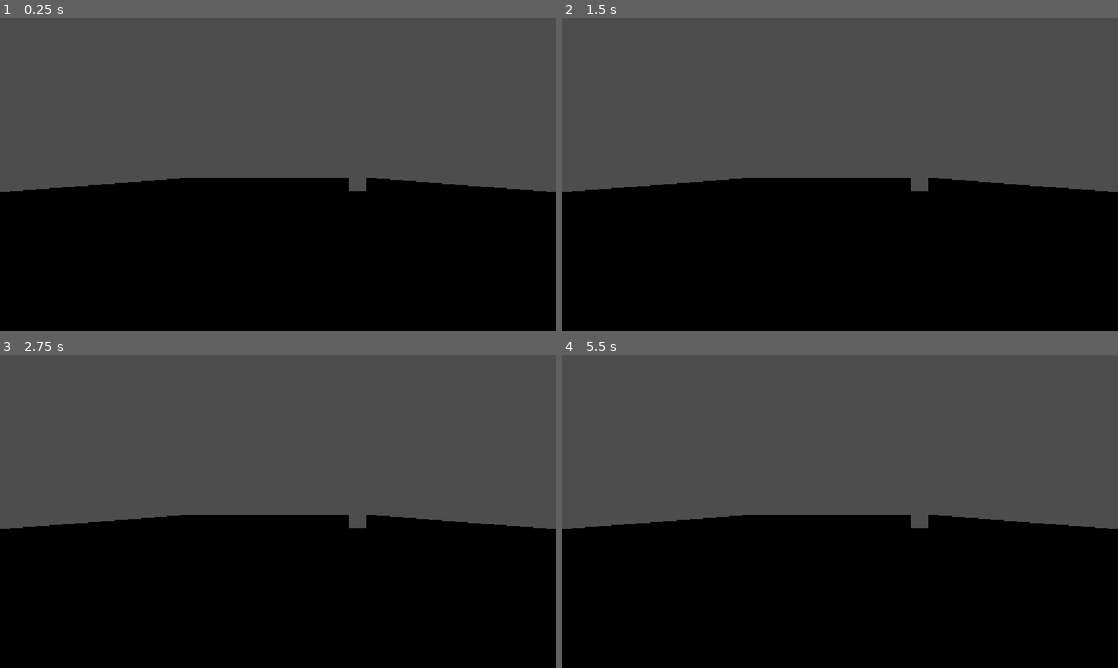
Above: before the commit, frames 1-4 (two rows, left to right).
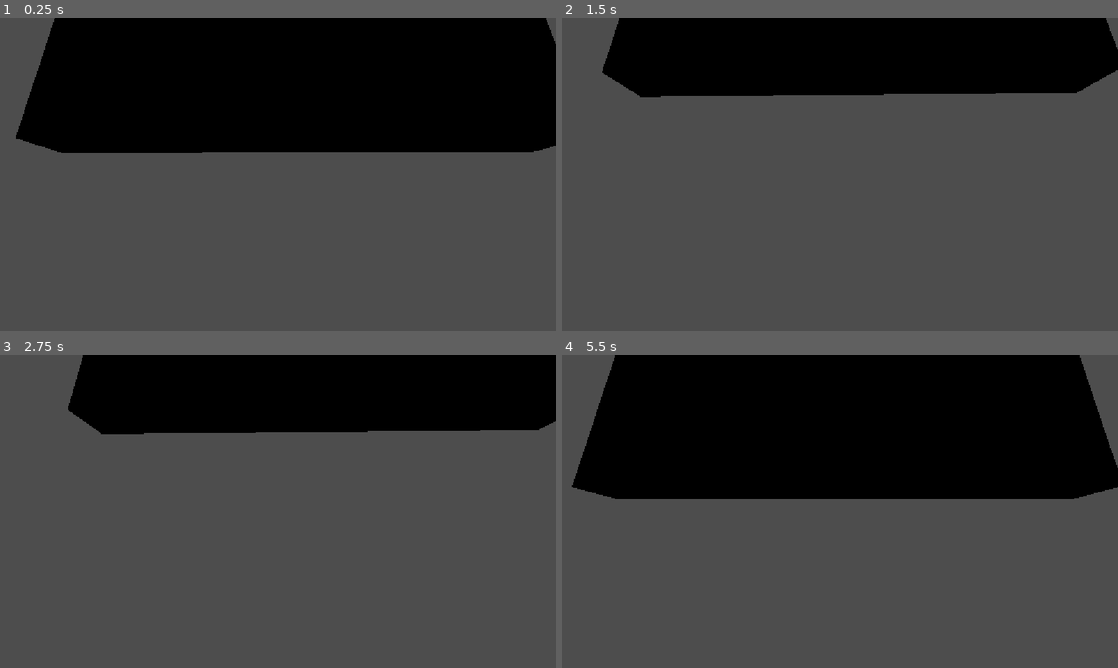
Above: after the commit, the same moments.

Repository: Riteshishere111/rolling-ball
Game: Godot game, scene res://scenes/Main.tscn
The game is run twice, just before and just after one commit, with the same random seed, the same clock (stepped at 60 frames per second) and the same inputs.
Inputs:
- Up to frame 1 (0.25 s): no input
- Up to frame 2 (1.5 s): hold Right (ui_right) 0.53-1.28 s; hold Down (ui_down) from 1.28 s (still down)
- Up to frame 3 (2.75 s): release Down (ui_down) at 2.03 s; hold Right (ui_right) from 2.03 s (still down)
- Up to frame 4 (5.5 s): release Right (ui_right) at 2.78 s; hold Up (ui_up) 2.78-3.53 s; hold Left (ui_left) 3.53-5.03 s; hold Down (ui_down) from 5.03 s (still down)

The runs differ from the first frame. In frame 1, 87% of the frame differs, in the area x 0-100%, y 0-100%; in frame 2, 69%; in frame 3, 68%; in frame 4, 89%.

Commit message:
Add Walls and Camera movement

Diff:
--- a/scenes/Main.tscn
+++ b/scenes/Main.tscn
@@ -1,6 +1,7 @@
 [gd_scene format=3 uid="uid://dhmmh2uamjce4"]
 
 [ext_resource type="Script" uid="uid://dx1trkxyxp37u" path="res://scenes/player_ball.gd" id="1_elqb8"]
+[ext_resource type="Script" uid="uid://d37rx3c461tye" path="res://scenes/camera_view.gd" id="2_rvslj"]
 
 [sub_resource type="StandardMaterial3D" id="StandardMaterial3D_vkdpk"]
 albedo_color = Color(0.24705882, 0.7254902, 0.3882353, 1)
@@ -68,29 +69,47 @@
 size = Vector3(30.737413, 5, 0.5)
 
 [sub_resource type="BoxMesh" id="BoxMesh_dagrs"]
-size = Vector3(9.661621, 5, 0.5)
-
-[sub_resource type="BoxShape3D" id="BoxShape3D_dagrs"]
-size = Vector3(6.242, 5, 0.5)
+size = Vector3(8.687256, 5, 0.5)
+
+[sub_resource type="BoxShape3D" id="BoxShape3D_elqb8"]
+size = Vector3(8.294103, 5, 0.5)
 
 [sub_resource type="BoxMesh" id="BoxMesh_elqb8"]
 size = Vector3(6.2424316, 5, 0.5)
 
+[sub_resource type="BoxShape3D" id="BoxShape3D_dagrs"]
+size = Vector3(6.1759224, 5, 0.5)
+
 [sub_resource type="BoxMesh" id="BoxMesh_rvslj"]
 size = Vector3(6.2424316, 5, 0.5)
 
+[sub_resource type="BoxShape3D" id="BoxShape3D_rvslj"]
+size = Vector3(6.1759224, 5, 0.5)
+
 [sub_resource type="BoxMesh" id="BoxMesh_0bbpv"]
 size = Vector3(48.472656, 5, 0.5)
 
+[sub_resource type="BoxShape3D" id="BoxShape3D_0bbpv"]
+size = Vector3(48.473, 5, 0.5)
+
 [sub_resource type="BoxMesh" id="BoxMesh_rarhs"]
 size = Vector3(6.2265625, 5, 0.5)
 
+[sub_resource type="BoxShape3D" id="BoxShape3D_rarhs"]
+size = Vector3(6.1759224, 5, 0.5)
+
 [sub_resource type="BoxMesh" id="BoxMesh_nxtc6"]
 size = Vector3(6.2265625, 5, 0.5)
 
+[sub_resource type="BoxShape3D" id="BoxShape3D_vcsgt"]
+size = Vector3(6.1759224, 5, 0.5)
+
 [sub_resource type="BoxMesh" id="BoxMesh_vcsgt"]
 size = Vector3(16.92662, 5, 0.5)
 
+[sub_resource type="BoxShape3D" id="BoxShape3D_c01mt"]
+size = Vector3(16.92, 5, 0.5)
+
 [sub_resource type="BoxMesh" id="BoxMesh_c01mt"]
 size = Vector3(16.826721, 5, 0.5)
 
@@ -102,6 +121,9 @@
 
 [sub_resource type="BoxMesh" id="BoxMesh_lhr70"]
 size = Vector3(2.3388672, 5, 0.5)
+
+[sub_resource type="BoxMesh" id="BoxMesh_530h6"]
+size = Vector3(8.552734, 5, 0.5)
 
 [node name="Main" type="Node3D" unique_id=1753671749]
 
@@ -124,9 +146,6 @@
 [node name="CollisionShape3D" type="CollisionShape3D" parent="player-ball" unique_id=658171059]
 shape = SubResource("SphereShape3D_wp5od")
 
-[node name="Camera3D" type="Camera3D" parent="." unique_id=408608589]
-transform = Transform3D(-4.371139e-08, -0.017452406, 0.9998477, 0, 0.9998477, 0.017452406, -1, 7.628689e-10, -4.370473e-08, 45, 8, 0)
-
 [node name="Walls" type="Node3D" parent="." unique_id=1218464983]
 
 [node name="Wall_1" type="StaticBody3D" parent="Walls" unique_id=1736297077]
@@ -178,12 +197,13 @@
 [node name="C-1" type="StaticBody3D" parent="Walls/Center_walls" unique_id=785582178]
 
 [node name="MeshInstance3D" type="MeshInstance3D" parent="Walls/Center_walls/C-1" unique_id=723881008]
-transform = Transform3D(1, 0, 0, 0, 1, 0, 0, 0, 1, 30.064262, 2.7166028, -4.600602)
+transform = Transform3D(1, 0, 0, 0, 1, 0, 0, 0, 1, 30.551445, 2.7166028, -4.600602)
 mesh = SubResource("BoxMesh_dagrs")
 
 [node name="CollisionShape3D" type="CollisionShape3D" parent="Walls/Center_walls/C-1" unique_id=1748171934]
-transform = Transform3D(1, 0, 0, 0, 1, 0, 0, 0, 1, 30.06, 2.717, -4.6)
-shape = SubResource("BoxShape3D_dagrs")
+transform = Transform3D(1, 0, 0, 0, 1, 0, 0, 0, 1, 30.375788, 2.717, -4.6)
+shape = SubResource("BoxShape3D_elqb8")
+debug_color = Color(0.88, 0, 0, 0.50980395)
 
 [node name="C-2" type="StaticBody3D" parent="Walls/Center_walls" unique_id=1138771595]
 
@@ -192,7 +212,7 @@
 mesh = SubResource("BoxMesh_elqb8")
 
 [node name="CollisionShape3D" type="CollisionShape3D" parent="Walls/Center_walls/C-2" unique_id=1959290946]
-transform = Transform3D(1, 0, 0, 0, 1, 0, 0, 0, 1, 31.455564, 2.717, 4.616677)
+transform = Transform3D(1, 0, 0, 0, 1, 0, 0, 0, 1, 31.28514, 2.717, 4.616677)
 shape = SubResource("BoxShape3D_dagrs")
 
 [node name="C-3" type="StaticBody3D" parent="Walls/Center_walls" unique_id=1693151003]
@@ -202,8 +222,8 @@
 mesh = SubResource("BoxMesh_rvslj")
 
 [node name="CollisionShape3D" type="CollisionShape3D" parent="Walls/Center_walls/C-3" unique_id=1898303911]
-transform = Transform3D(1, 0, 0, 0, 1, 0, 0, 0, 1, 11.813877, 2.717, 4.616677)
-shape = SubResource("BoxShape3D_dagrs")
+transform = Transform3D(-4.371139e-08, 0, 1, 0, 1, 0, -1, 0, -4.371139e-08, 28.152884, 2.7095923, 7.5178566)
+shape = SubResource("BoxShape3D_rvslj")
 
 [node name="C-4" type="StaticBody3D" parent="Walls/Center_walls" unique_id=924936971]
 
@@ -212,8 +232,8 @@
 mesh = SubResource("BoxMesh_0bbpv")
 
 [node name="CollisionShape3D" type="CollisionShape3D" parent="Walls/Center_walls/C-4" unique_id=1903853425]
-transform = Transform3D(1, 0, 0, 0, 1, 0, 0, 0, 1, 14.872625, 2.717, 0.27338362)
-shape = SubResource("BoxShape3D_dagrs")
+transform = Transform3D(-4.371139e-08, 0, 1, 0, 1, 0, -1, 0, -4.371139e-08, 22.11, 2.758, 1.05)
+shape = SubResource("BoxShape3D_0bbpv")
 
 [node name="C-5" type="StaticBody3D" parent="Walls/Center_walls" unique_id=698899925]
 
@@ -222,9 +242,8 @@
 mesh = SubResource("BoxMesh_rarhs")
 
 [node name="CollisionShape3D" type="CollisionShape3D" parent="Walls/Center_walls/C-5" unique_id=1676586513]
-transform = Transform3D(1, 0, 0, 0, 1, 0, 0, 0, 1, 14.872625, 2.717, 0.27338362)
-visible = false
-shape = SubResource("BoxShape3D_dagrs")
+transform = Transform3D(1, 0, 0, 0, 1, 0, 0, 0, 1, 25.418549, 2.758, -7.7)
+shape = SubResource("BoxShape3D_rarhs")
 
 [node name="C-6" type="StaticBody3D" parent="Walls/Center_walls" unique_id=823701198]
 
@@ -233,9 +252,9 @@
 mesh = SubResource("BoxMesh_nxtc6")
 
 [node name="CollisionShape3D" type="CollisionShape3D" parent="Walls/Center_walls/C-6" unique_id=1439013214]
-transform = Transform3D(1, 0, 0, 0, 1, 0, 0, 0, 1, 14.872625, 2.717, 0.27338362)
-visible = false
-shape = SubResource("BoxShape3D_dagrs")
+transform = Transform3D(1, 0, 0, 0, 1, 0, 0, 0, 1, 31.43, 2.758, -11.2)
+shape = SubResource("BoxShape3D_vcsgt")
+debug_color = Color(0.7, 0, 0, 0.41960785)
 
 [node name="C-7" type="StaticBody3D" parent="Walls/Center_walls" unique_id=692261787]
 
@@ -244,8 +263,8 @@
 mesh = SubResource("BoxMesh_vcsgt")
 
 [node name="CollisionShape3D" type="CollisionShape3D" parent="Walls/Center_walls/C-7" unique_id=270883212]
-transform = Transform3D(1, 0, 0, 0, 1, 0, 0, 0, 1, 14.872625, 2.717, 0.27338362)
-shape = SubResource("BoxShape3D_dagrs")
+transform = Transform3D(-4.371139e-08, 0, 1, 0, 1, 0, -1, 0, -4.371139e-08, 30.91, 2.758, -22.8)
+shape = SubResource("BoxShape3D_c01mt")
 
 [node name="C-8" type="StaticBody3D" parent="Walls/Center_walls" unique_id=711861717]
 
@@ -255,6 +274,7 @@
 
 [node name="CollisionShape3D" type="CollisionShape3D" parent="Walls/Center_walls/C-8" unique_id=1974752672]
 transform = Transform3D(1, 0, 0, 0, 1, 0, 0, 0, 1, 14.872625, 2.717, 0.27338362)
+visible = false
 shape = SubResource("BoxShape3D_dagrs")
 
 [node name="C-9" type="StaticBody3D" parent="Walls/Center_walls" unique_id=1958850472]
@@ -264,7 +284,7 @@
 mesh = SubResource("BoxMesh_jlsqs")
 
 [node name="CollisionShape3D" type="CollisionShape3D" parent="Walls/Center_walls/C-9" unique_id=150032335]
-transform = Transform3D(1, 0, 0, 0, 1, 0, 0, 0, 1, 14.872625, 2.717, 0.27338362)
+transform = Transform3D(1, 0, 0, 0, 1, 0, 0, 0, 1, 25.040321, 2.7773232, -14.4)
 visible = false
 shape = SubResource("BoxShape3D_dagrs")
 
@@ -289,3 +309,17 @@
 transform = Transform3D(1, 0, 0, 0, 1, 0, 0, 0, 1, 14.872625, 2.717, 0.27338362)
 visible = false
 shape = SubResource("BoxShape3D_dagrs")
+
+[node name="C-12" type="StaticBody3D" parent="Walls/Center_walls" unique_id=629562470]
+
+[node name="MeshInstance3D" type="MeshInstance3D" parent="Walls/Center_walls/C-12" unique_id=1231141899]
+transform = Transform3D(1, 0, 0, 0, 1, 0, 0, 0, 1, 26.215298, 2.717, 13.691968)
+mesh = SubResource("BoxMesh_530h6")
+
+[node name="CameraPView" type="Node3D" parent="." unique_id=946394621 node_paths=PackedStringArray("target")]
+transform = Transform3D(1, 0, 0, 0, 1, 0, 0, 0, 1, 0, 8, 8)
+script = ExtResource("2_rvslj")
+target = NodePath("../player-ball")
+
+[node name="Camera3D" type="Camera3D" parent="CameraPView" unique_id=408608589]
+transform = Transform3D(-0.006002094, -0.9725492, 0.23262013, -0.023282744, 0.23269717, 0.97227055, -0.9997109, 0.00041962438, -0.024040284, 21.221304, 19.956106, -6.7981577)
